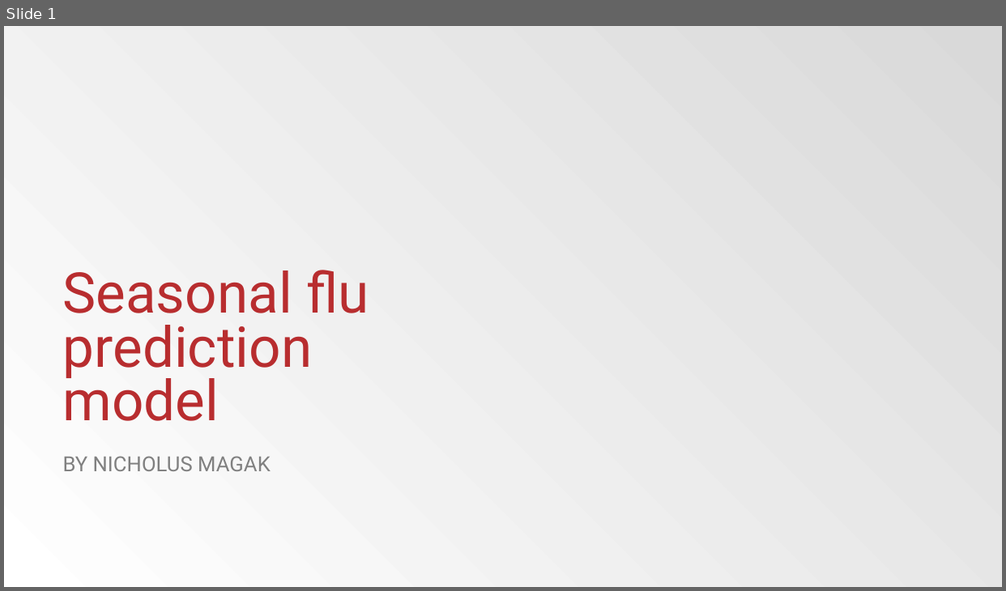
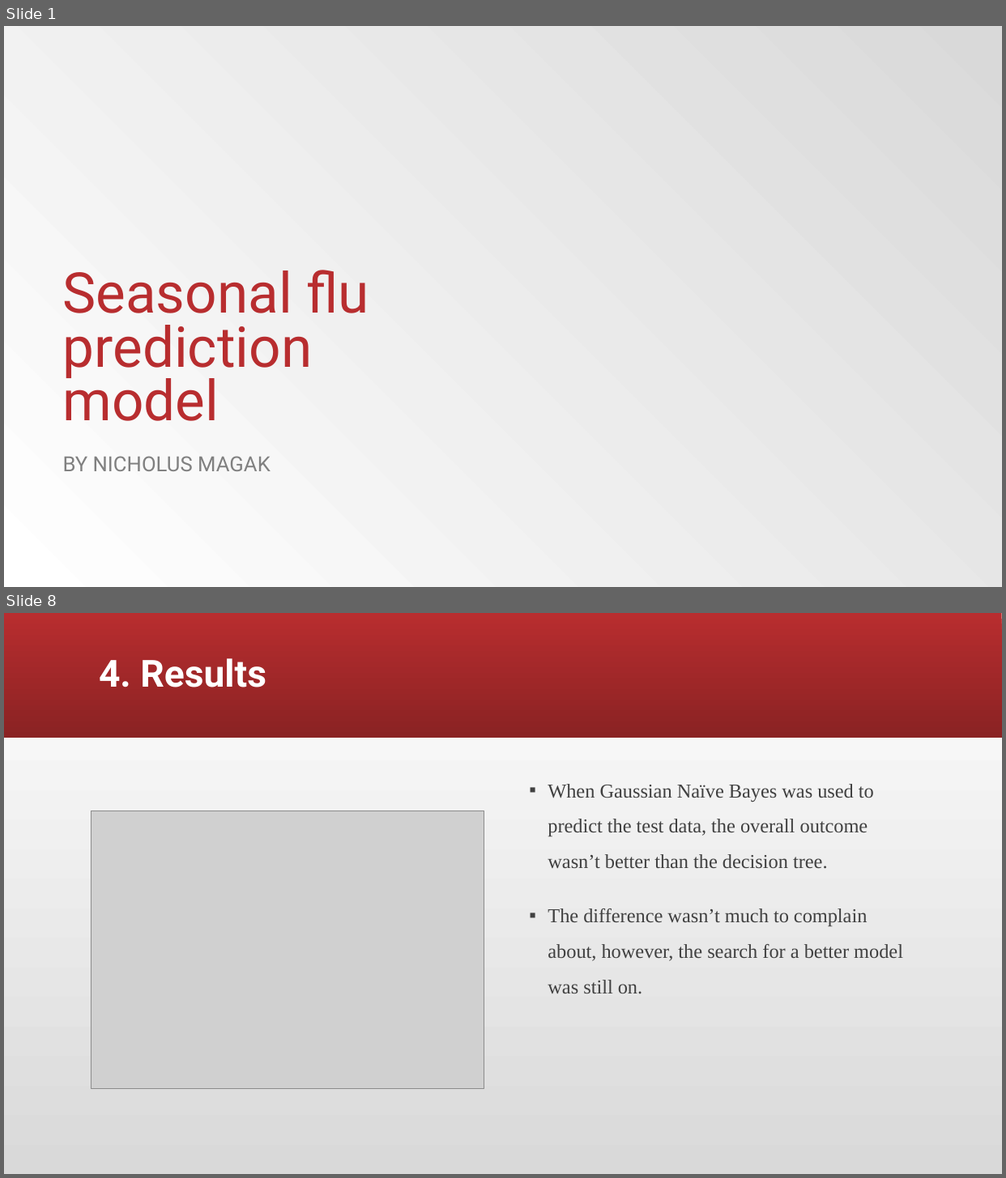
Before and after one commit to NicholusMagak/Phase_3_Project, a slide deck: Seasonal flu prediction model.pptx. Shown one above the other, each under a label of ours: slide 1 before the commit, slides 1 and 8 after it; the slides between them are not shown. The pictures are 1006x591 and 1006x1178 pixels, drawn with LibreOffice and Linux fonts; fonts in the diff are those of the drawing; grey boxes stand for pictures; background and template pictures are left out. Boxes give left, top, right and bottom in pixels: in the first picture for what was removed or moved away, otherwise in the second. Text is boxed around its words. In the diff, an @@ line names an element or a change of style, - is before the commit and + after.

```diff
--- a/Seasonal flu prediction model.pptx
+++ b/Seasonal flu prediction model.pptx
@@ slide 8 added at (4,613,1002,1174), background gradient #D9D9D9 to #FFFFFF @@
@@ rectangle added at (4,613,1002,738), fill gradient #B82D2F to #8A2223 @@
@@ title added at (99,658,266,688), 36 pt, text #FFFFFF, bold @@
+4. Results
@@ text added at (548,784,903,994), 19 pt, text #404040 @@
+▪ When Gaussian Naïve Bayes was used to predict the test data, the overall outcome wasn’t better than the decision tree.
+▪ The difference wasn’t much to complain about, however, the search for a better model was still on.
@@ picture added at (91,811,484,1088) @@
```
Also in this commit, not shown: 4 slides changed, 4 other slides added, 4 slides removed.
